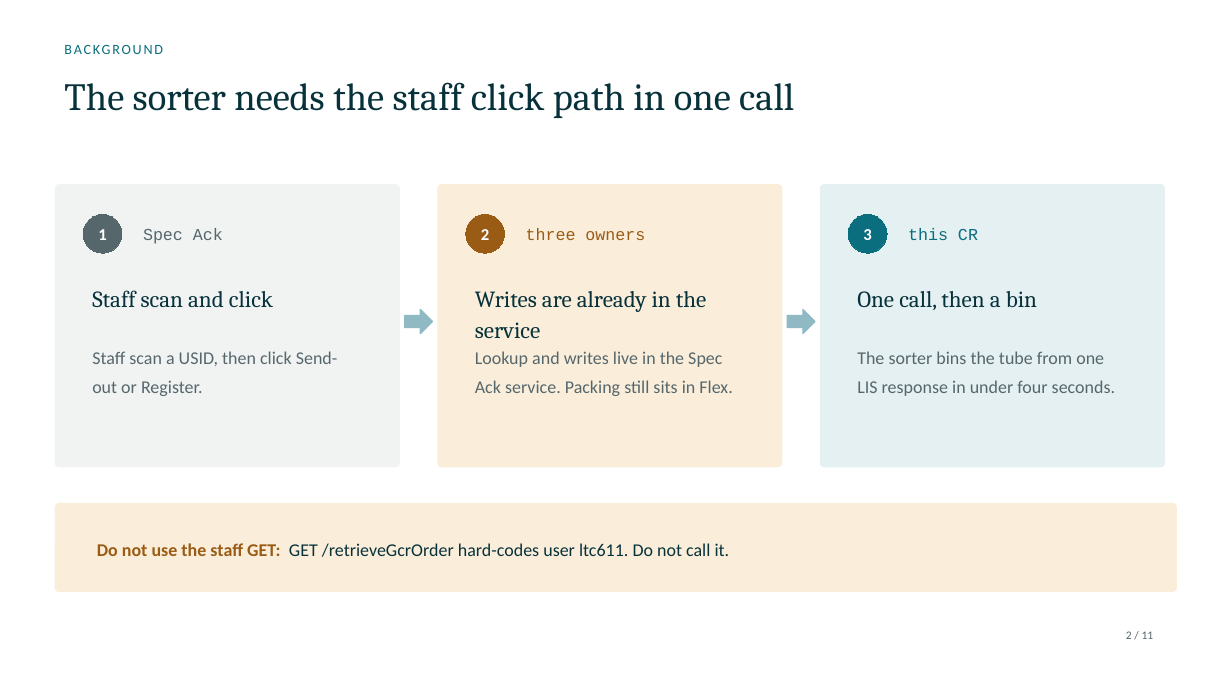
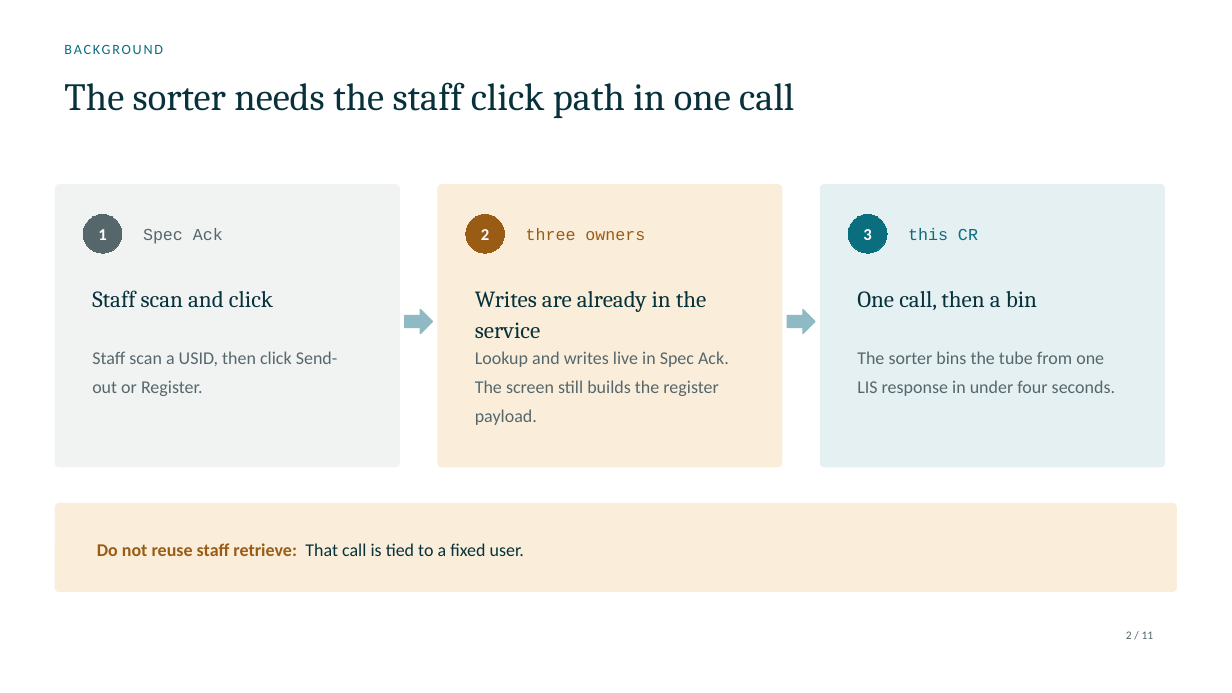
Before and after one commit to DragonChong/HA-Notes, a slide deck: slide 2 of SDLC/Projects/TMP-specimen-sorter-api — Specimen Sorter API/assets/Specimen Sorter API.pptx. Drawn at 1232x693 pixels with LibreOffice and Linux fonts; fonts in the diff are those of the drawing. Boxes give left, top, right and bottom in pixels: in the first picture for what was removed or moved away, otherwise in the second. Text is boxed around its words. In the diff, an @@ line names an element or a change of style, - is before the commit and + after.

```diff
--- a/SDLC/Projects/TMP-specimen-sorter-api — Specimen Sorter API/assets/Specimen Sorter API.pptx
+++ b/SDLC/Projects/TMP-specimen-sorter-api — Specimen Sorter API/assets/Specimen Sorter API.pptx
@@ text at [475,351,729,425]: text changed @@
-Lookup and writes live in the Spec Ack service. Packing still sits in Flex.
+Lookup and writes live in Spec Ack. The screen still builds the register payload.
@@ text at [97,543,524,556]: text changed @@
-Do not use the staff GET: GET /retrieveGcrOrder hard-codes user ltc611. Do not call it.
+Do not reuse staff retrieve: That call is tied to a fixed user.
```
Also in this commit, not shown: 7 other slides changed, 1 slide added, 1 slide removed, 3 other files.
